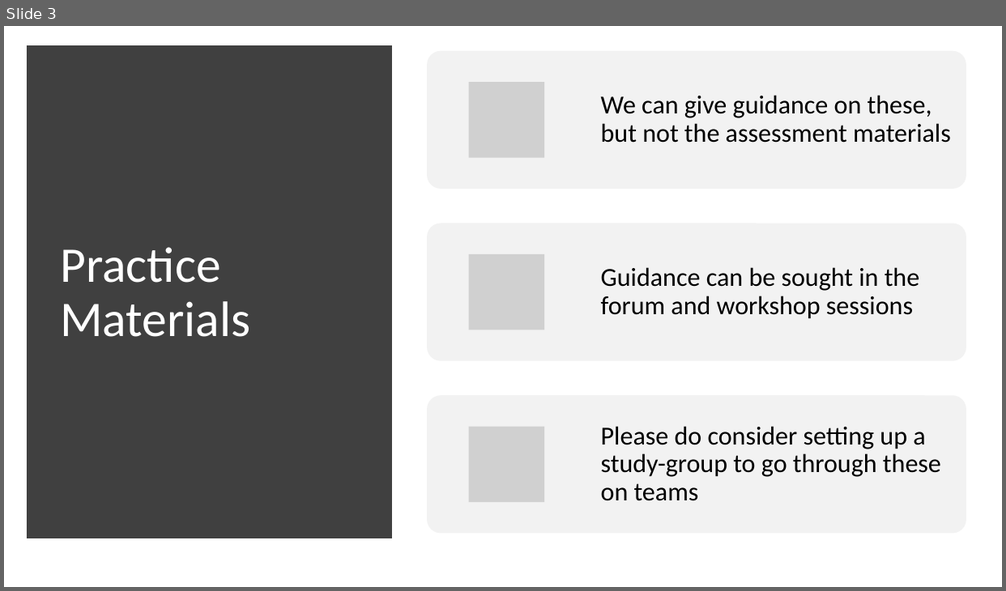
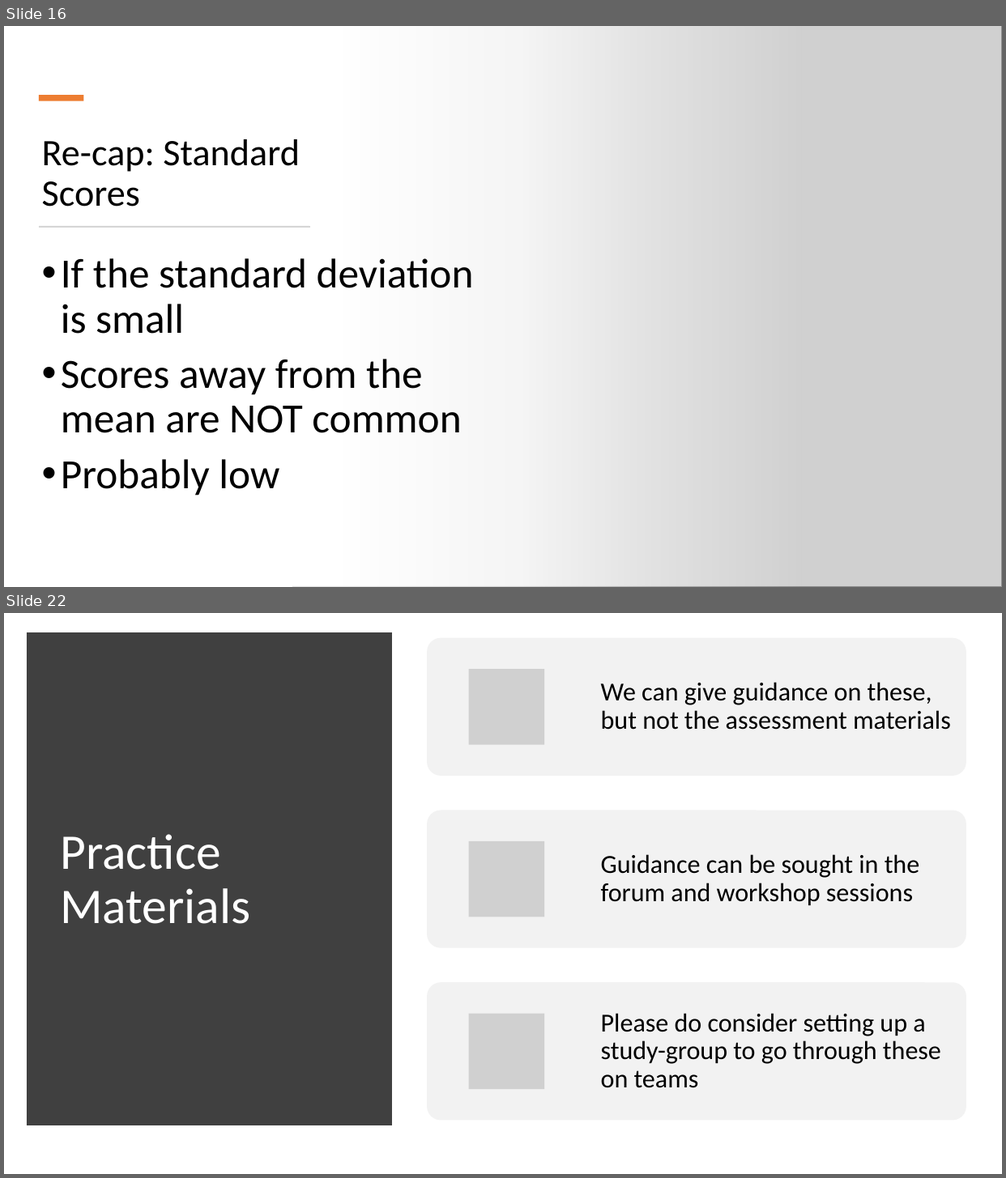
Before and after one commit to OliJimbo/Student_Materials, a slide deck: Week 6/Workshop_Materials/Week 6 Workshop.pptx. Shown one above the other, each under a label of ours: slide 3 before the commit, slides 16 and 22 after it; the slides between them are not shown. The pictures are 1006x591 and 1006x1178 pixels, drawn with LibreOffice and Linux fonts; fonts in the diff are those of the drawing; grey boxes stand for pictures. Boxes give left, top, right and bottom in pixels: in the first picture for what was removed or moved away, otherwise in the second. Text is boxed around its words. In the diff, an @@ line names an element or a change of style, - is before the commit and + after.

```diff
--- a/Week 6/Workshop_Materials/Week 6 Workshop.pptx
+++ b/Week 6/Workshop_Materials/Week 6 Workshop.pptx
@@ slide 16 added at box(4, 26, 1002, 587), background #FFFFFF @@
@@ rectangle added at box(4, 26, 803, 587), fill gradient #FFFFFF @@
@@ picture added at box(292, 26, 1002, 587) @@
@@ rectangle added at box(39, 95, 83, 101), fill #ED7D31 @@
@@ title added at box(42, 139, 300, 207), 36 pt, text #000000 @@
+Re-cap: Standard Scores
@@ rectangle added at box(39, 226, 309, 227), fill #D5D5D5, outline #D5D5D5 0.25 pt @@
@@ text added at box(61, 258, 474, 496), 40 pt, text #000000 @@
+• If the standard deviation is small
+• Scores away from the mean are NOT common
+• Probably low
@@ what was slide 3 is now slide 22 @@
```
Also in this commit, not shown: 1 slide changed, 20 other slides added, 1 other file.
